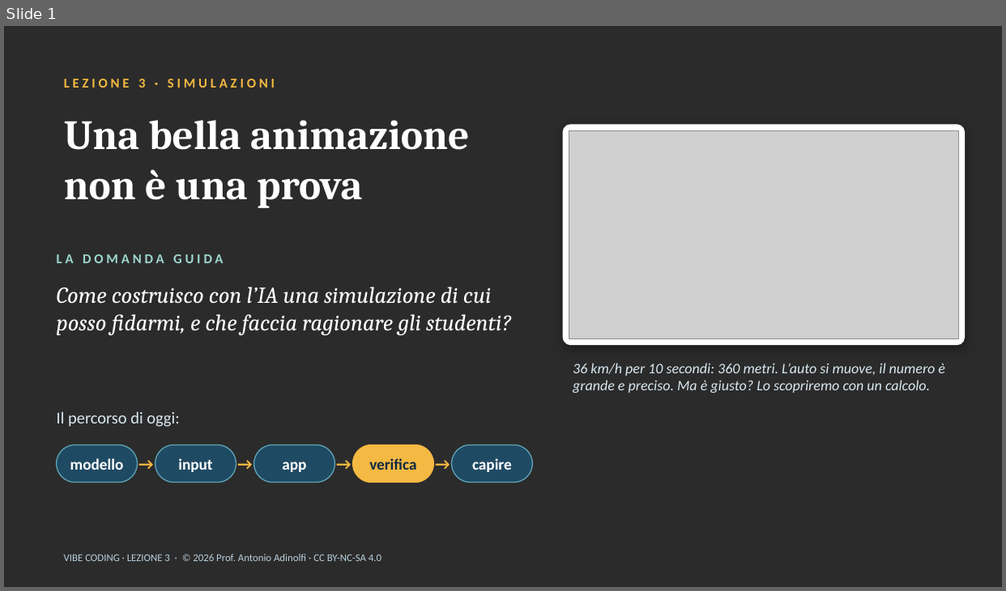
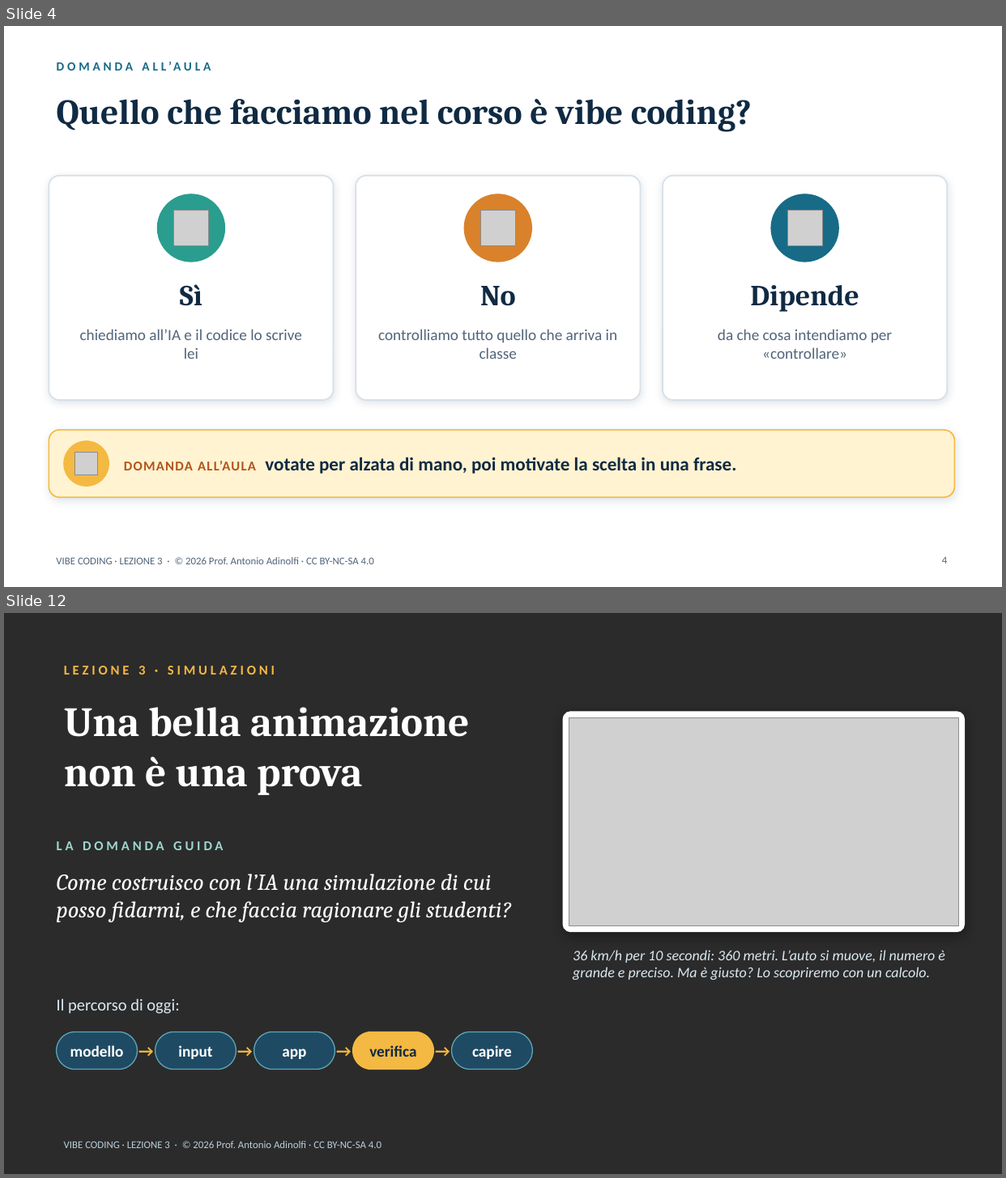
Before and after one commit to antonioadinolfi/scuola, a slide deck: corso-vibe-coding/materiali/Lezione_3_Vibe_Coding_Simulazioni.pptx. Shown one above the other, each under a label of ours: slide 1 before the commit, slides 4 and 12 after it; the slides between them are not shown. The pictures are 1006x591 and 1006x1178 pixels, drawn with LibreOffice and Linux fonts; fonts in the diff are those of the drawing; grey boxes stand for pictures; background and template pictures are left out; a plain dark background stands for a picture behind light text. Boxes give left, top, right and bottom in pixels: in the first picture for what was removed or moved away, otherwise in the second. Text is boxed around its words. In the diff, an @@ line names an element or a change of style, - is before the commit and + after.

```diff
--- a/corso-vibe-coding/materiali/Lezione_3_Vibe_Coding_Simulazioni.pptx
+++ b/corso-vibe-coding/materiali/Lezione_3_Vibe_Coding_Simulazioni.pptx
@@ slide 4 added at (x1=4, y1=26, x2=1002, y2=587), background picture (left out) @@
@@ text added at (x1=49, y1=54, x2=498, y2=80), 12 pt, text #176B87, bold @@
+DOMANDA ALL’AULA
@@ title added at (x1=57, y1=99, x2=752, y2=132), 34 pt, text #102A43, bold @@
+Quello che facciamo nel corso è vibe coding?
@@ rounded rectangle added at (x1=49, y1=176, x2=334, y2=400), fill #FFFFFF, outline #D5DFE8 1.25 pt @@
@@ ellipse added at (x1=157, y1=194, x2=225, y2=262), fill #2A9D8F, outline #2A9D8F 1 pt @@
@@ rounded rectangle added at (x1=356, y1=176, x2=641, y2=400), fill #FFFFFF, outline #D5DFE8 1.25 pt @@
@@ ellipse added at (x1=464, y1=194, x2=532, y2=262), fill #D9822B, outline #D9822B 1 pt @@
@@ rounded rectangle added at (x1=663, y1=176, x2=948, y2=400), fill #FFFFFF, outline #D5DFE8 1.25 pt @@
@@ ellipse added at (x1=771, y1=194, x2=839, y2=262), fill #176B87, outline #176B87 1 pt @@
@@ picture added at (x1=174, y1=211, x2=209, y2=246) @@
@@ picture added at (x1=481, y1=211, x2=516, y2=246) @@
@@ picture added at (x1=788, y1=211, x2=823, y2=246) @@
@@ text added at (x1=180, y1=284, x2=202, y2=306), 28 pt, text #102A43, bold @@
+Sì
@@ text added at (x1=480, y1=286, x2=516, y2=306), 28 pt, text #102A43, bold @@
+No
@@ text added at (x1=750, y1=285, x2=859, y2=312), 28 pt, text #102A43, bold @@
+Dipende
@@ text added at (x1=80, y1=329, x2=302, y2=359), 15 pt, text #52657A @@
+chiediamo all’IA e il codice lo scrive lei
@@ text added at (x1=378, y1=329, x2=618, y2=359), 15 pt, text #52657A @@
+controlliamo tutto quello che arriva in classe
@@ text added at (x1=718, y1=329, x2=892, y2=359), 15 pt, text #52657A @@
+da che cosa intendiamo per «controllare»
@@ rounded rectangle added at (x1=49, y1=430, x2=955, y2=497), fill #FFF3D1, outline #F4B942 1.25 pt @@
@@ ellipse added at (x1=64, y1=442, x2=108, y2=486), fill #F4B942, outline #F4B942 1 pt @@
@@ picture added at (x1=74, y1=452, x2=98, y2=476) @@
@@ text added at (x1=124, y1=457, x2=736, y2=474), 18 pt, text #102A43, bold @@
+DOMANDA ALL’AULA votate per alzata di mano, poi motivate la scelta in una frase.
@@ text added at (x1=56, y1=557, x2=374, y2=565), 10 pt, text #52657A @@
+VIBE CODING · LEZIONE 3 · © 2026 Prof. Antonio Adinolfi · CC BY-NC-SA 4.0
@@ page number added at (x1=942, y1=557, x2=947, y2=564), 10 pt, text #52657A @@
+4
@@ what was slide 1 is now slide 12 @@
```
Also in this commit, not shown: 14 other slides added, 2 other files.
